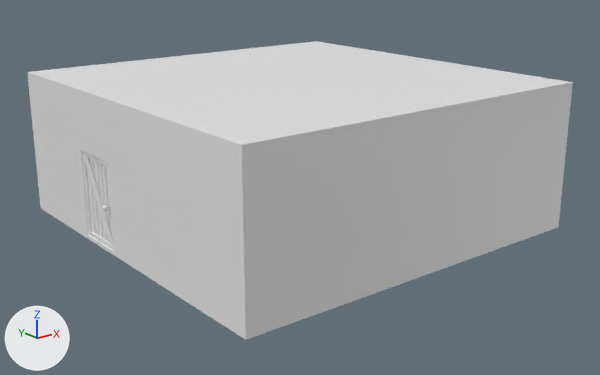
Two versions of the FBX model Models/Cenário/CenaFelpoJam.fbx, one commit apart.
Before and after are seen from a 50 mm lens placed at (-10.81, -13.39, 5.87), pointed at (-0.41, -0.4, 0.67). The axes (+X, +Y, +Z) are drawn at lower left. The lights are the same throughout. The older version comes first. Where no turn or scale is listed for an object, it has been applied to the vertices.

Objects in the first picture: 'Door', 'MainRoom'.
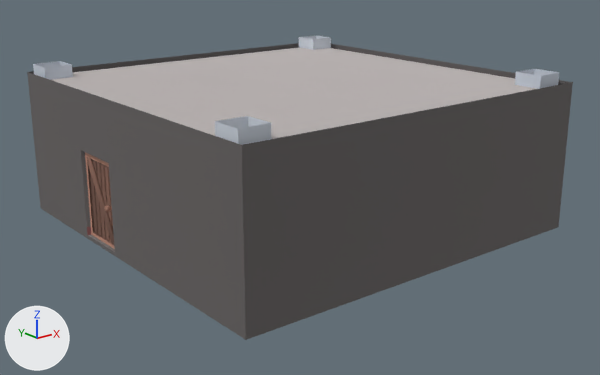
Boxes (x1, y1, x2, y2) around the edits, measured in the pictures (600 x 375 px; the box of a moved part takes in the faces that stretch with it):
'MainRoom', reshaped: before (27, 41, 573, 340); after (27, 35, 573, 340)
'Door', recoloured, reshaped, moved (6% narrower): before (83, 152, 115, 251); after (85, 152, 115, 249)
part 1 of me_cube_004, moved or reshaped: before (83, 152, 115, 251); after (85, 152, 115, 249)
part 2 of me_cube_004, moved or reshaped: before (85, 156, 113, 245); after (87, 157, 114, 245)
part 3 of me_cube_004, moved or reshaped: before (102, 205, 110, 211); after (104, 205, 112, 212)
part 4 of me_cube_001, cut back: before (29, 41, 571, 145); after (33, 35, 563, 335)
part 5 of me_cube_001, recoloured (white to grey): before (27, 72, 573, 340); after (27, 43, 573, 340)

The change in detail:
Picture 'ColorMap.png' (img_colormap_png) is new.
Material 'ColorMap' (mat_colormap) is new.
Its texture is img_colormap_png.
Its roughness is 1.0.
me_cube_004 is used by ob_door; location (-4.26, 0.92, 0.0).
me_cube_004 had 282 vertices, 262 faces and spanned x -0.19..0.2, y -0.58..0.58, z -0.02..1.72.
me_cube_004 now has 282 vertices, 262 faces and spans x -0.19..0.2, y -1.13..0.03, z -0.77..0.96.
me_cube_004 part 1: the loose piece of 184 vertices spanning x -0.06..0.06, y -0.58..0.58, z -0.02..1.72 is moved by (0.0, -0.55, -0.76).
me_cube_004 part 2: the loose piece of 8 vertices spanning x -0.05..-0.03, y -0.54..0.57, z 0.05..1.65 is moved by (0.0, -0.55, -0.76).
me_cube_004 part 3: the loose piece of 41 vertices spanning x -0.19..0.01, y -0.49..-0.36, z 0.77..0.9 is scaled about its middle by (0.918, 1, 1), then moved by (0.0, -0.55, -0.76).
Other edits to the shape of me_cube_004 do not show in these pictures.
me_cube_004 gains material mat_colormap (picture img_colormap_png).
me_cube_001 is used by ob_mainroom; location (0.0, 0.0, 0.0).
me_cube_001 had 124 vertices, 124 faces and spanned x -4.35..3.59, y -4.01..3.9, z -0.09..2.95.
me_cube_001 now has 200 vertices, 179 faces and spans x -4.35..3.59, y -4.01..3.9, z -0.15..3.13.
me_cube_001 part 4: 4 vertices removed from x 0.52..2.33, y -0.42..1.53, z 2.95; 80 vertices added at x -4.35..3.59, y -4.01..3.9, z -0.15..3.13.
me_cube_001 part 5: 91 faces spanning x -4.35..3.59, y -4.01..3.9, z -0.09..2.95 switch from no material to mat_colormap (picture img_colormap_png).
Object 'Door' (ob_door) moves from (-4.26, 0.92, 0.0) to (-4.23, 1.44, 0.74).
